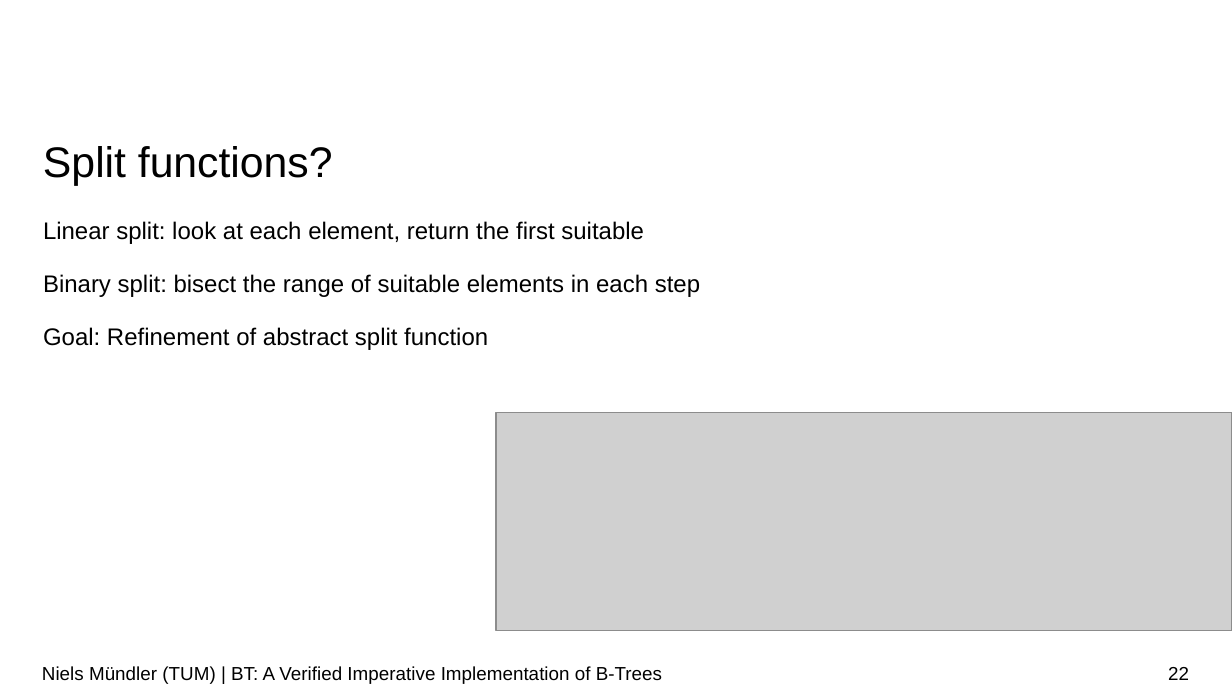
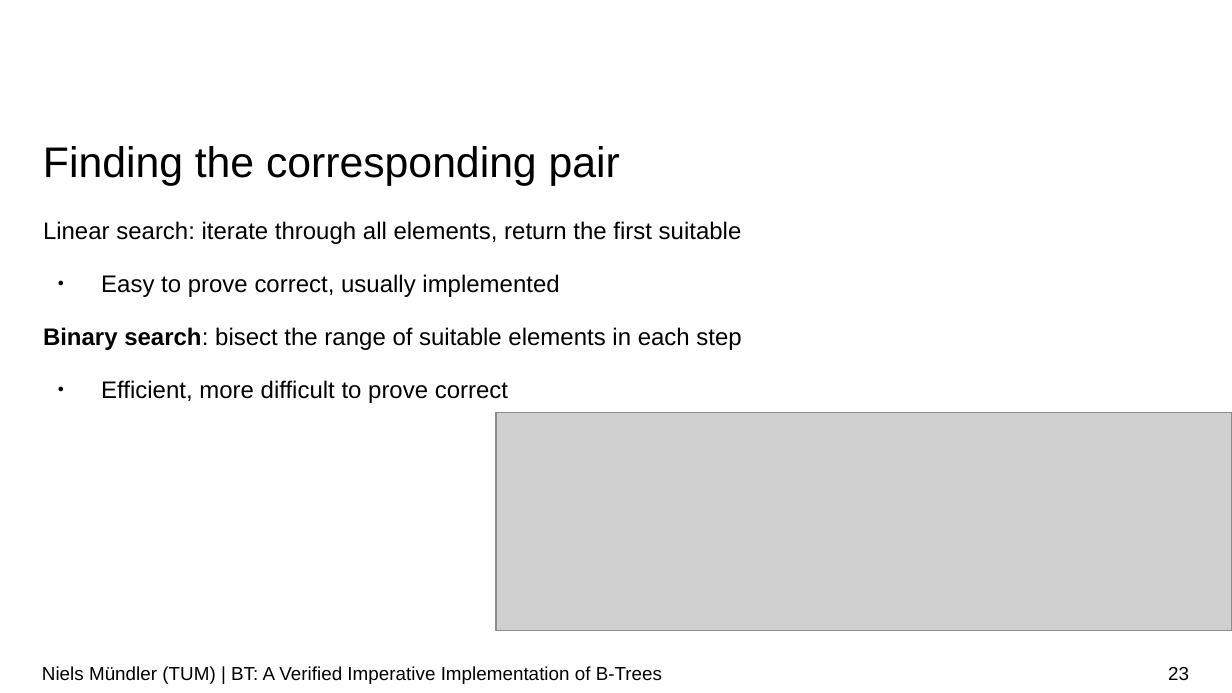
Before and after one commit to nielstron/btrees-thesis, a slide deck: slide 23 of colloqium.odp (slide 22 before the commit). Drawn at 1232x693 pixels with LibreOffice and Linux fonts; fonts in the diff are those of the drawing; grey boxes stand for pictures; background and template pictures are left out. Boxes give left, top, right and bottom in pixels: in the first picture for what was removed or moved away, otherwise in the second. Text is boxed around its words. In the diff, an @@ line names an element or a change of style, - is before the commit and + after.

```diff
--- a/colloqium.odp
+++ b/colloqium.odp
@@ title at [43, 146, 620, 185]: text changed @@
-Split functions?
+Finding the corresponding pair
@@ text at [43, 221, 742, 403]: text changed @@
-Linear split: look at each element, return the first suitable
-Binary split: bisect the range of suitable elements in each step
-Goal: Refinement of abstract split function
+Linear search: iterate through all elements, return the first suitable
+● Easy to prove correct, usually implemented
+Binary search: bisect the range of suitable elements in each step
+● Efficient, more difficult to prove correct
@@ page number at [1168, 667, 1189, 680]: text changed @@
-22
+23
```
Also in this commit, not shown: 20 other slides changed, 5 slides added, 1 slide removed.
